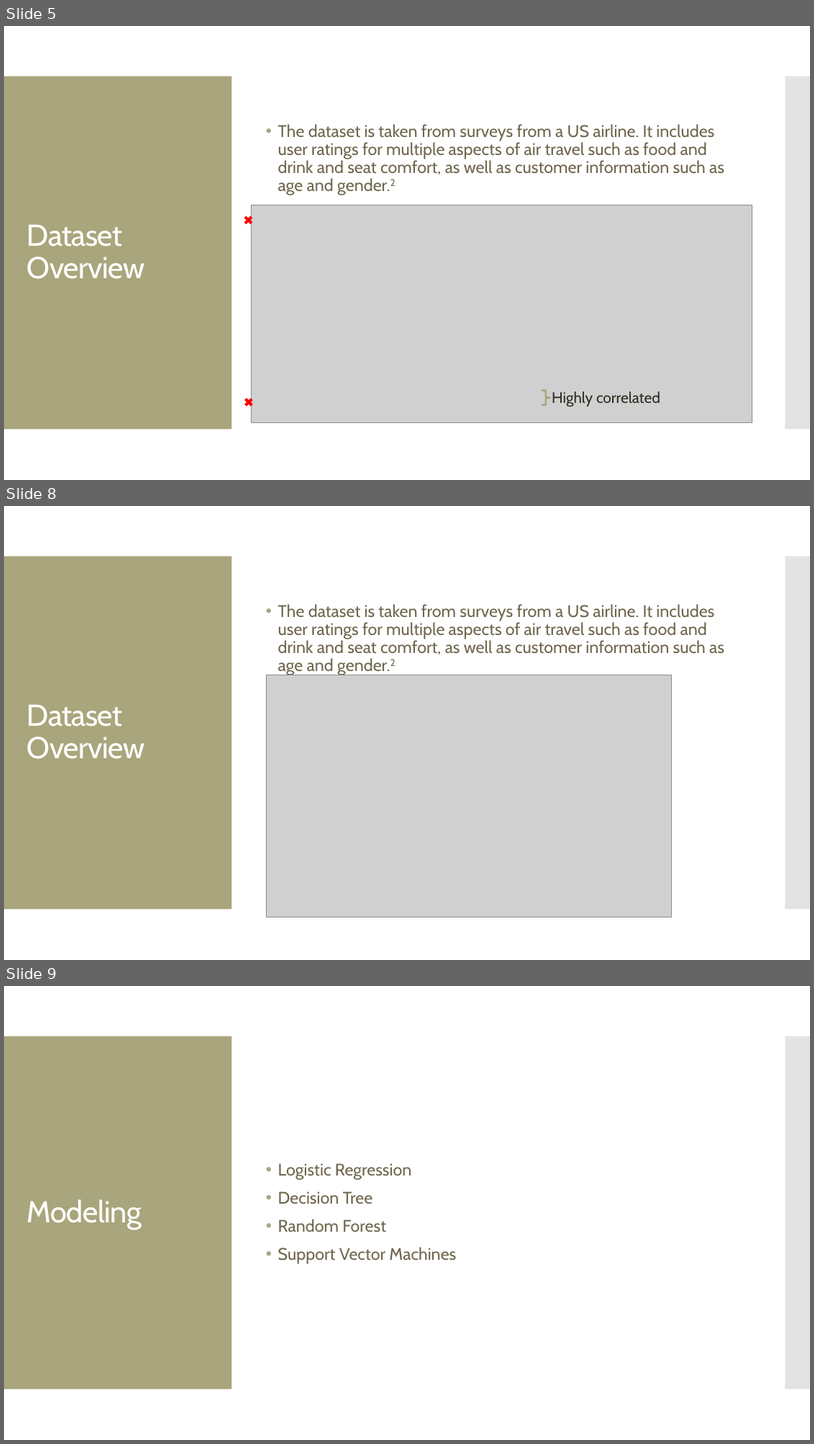
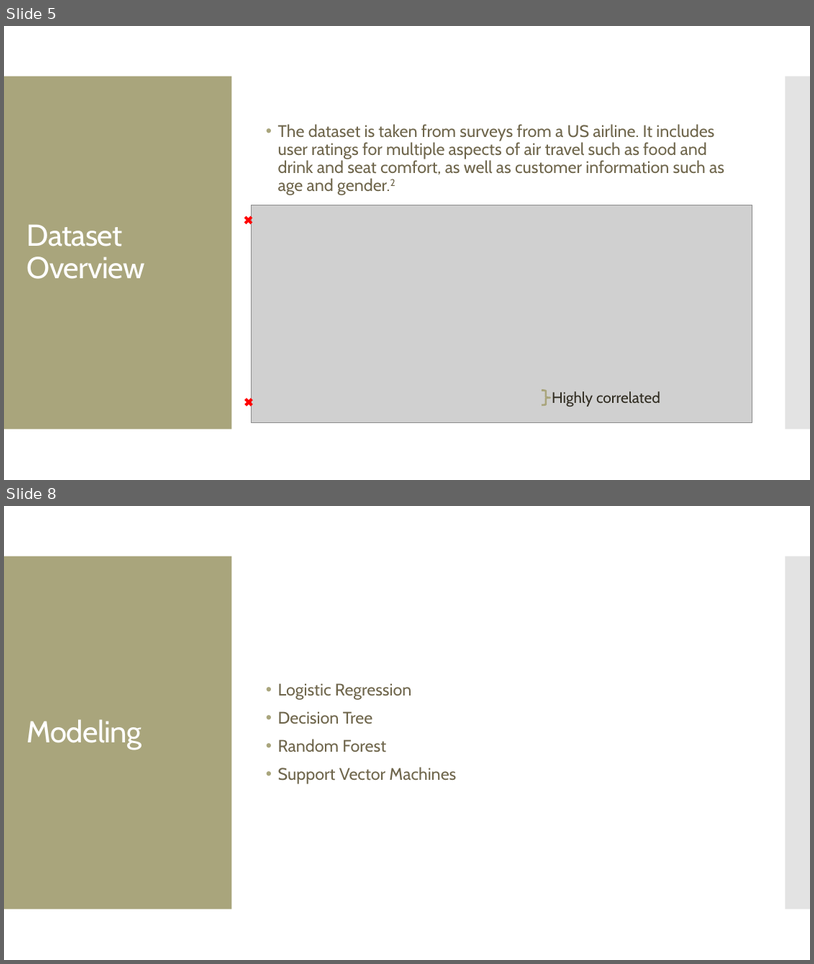
Before and after one commit to MGT-6203-Summer-2023-Edx/Team-6, a slide deck: Final Presentation Slides/Team_6_Final_Slides.pptx. Shown one above the other, each under a label of ours: slides 5, 8 and 9 before the commit, slides 5 and 8 after it; the slides between them are not shown. The pictures are 814x1444 and 814x964 pixels, drawn with LibreOffice and Linux fonts; fonts in the diff are those of the drawing; grey boxes stand for pictures. Boxes give left, top, right and bottom in pixels: in the first picture for what was removed or moved away, otherwise in the second. Text is boxed around its words. In the diff, an @@ line names an element or a change of style, - is before the commit and + after.

```diff
--- a/Final Presentation Slides/Team_6_Final_Slides.pptx
+++ b/Final Presentation Slides/Team_6_Final_Slides.pptx
@@ slide 8 removed at (x1=4, y1=506, x2=810, y2=960), background #FFFFFF; not listed: 2 template elements that a slide beside it also shows @@
@@ text removed at (x1=278, y1=604, x2=725, y2=675) @@
-• The dataset is taken from surveys from a US airline. It includes user ratings for multiple aspects of air travel such as food and drink and seat comfort, as well as customer information such as age and gender.2
@@ picture removed at (x1=267, y1=674, x2=672, y2=917) @@
@@ title removed at (x1=27, y1=704, x2=145, y2=759) @@
-Dataset Overview
@@ what was slide 9 is now slide 8 @@
```
Also in this commit, not shown: 1 slide changed, 1 other file.
